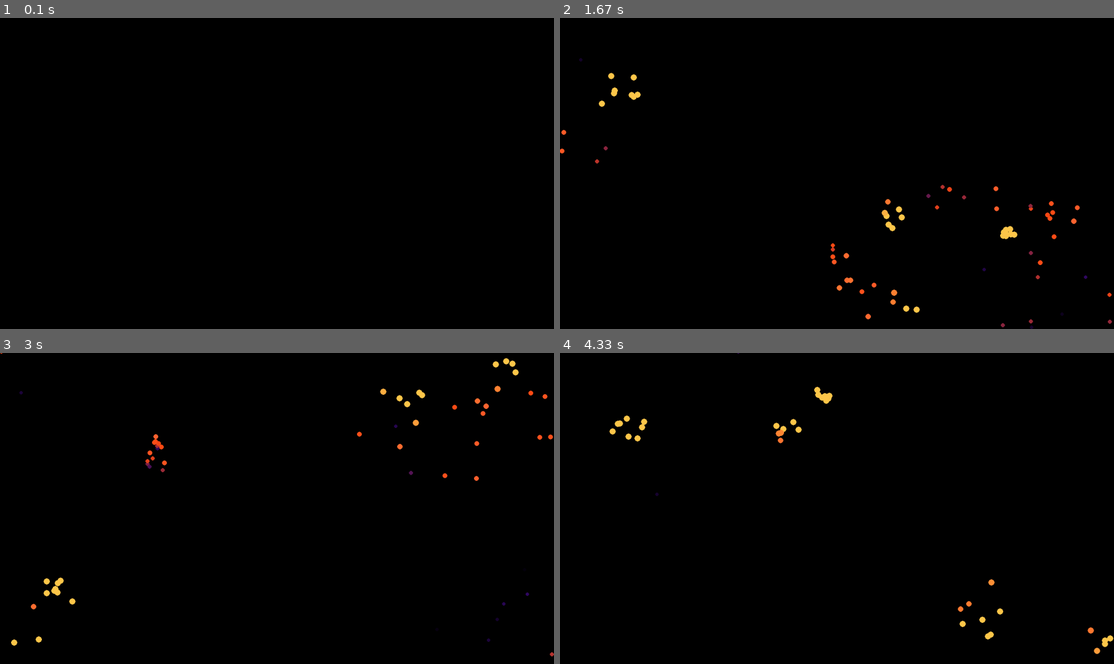
Above: before the commit, frames 1-4 (two rows, left to right).
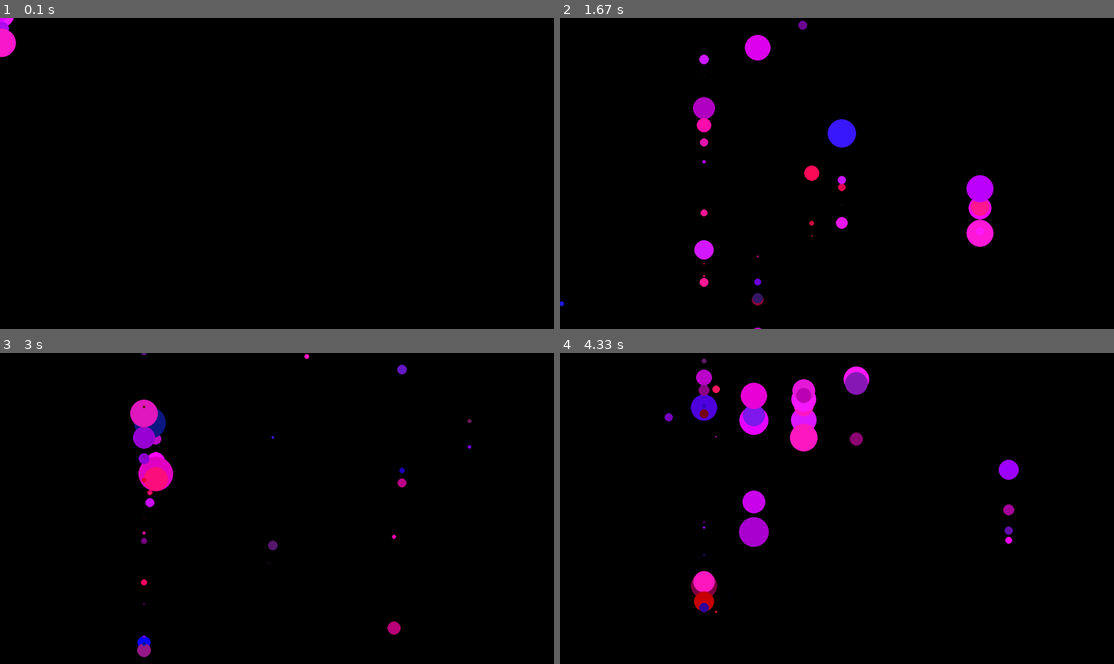
Above: after the commit, the same moments.

Repository: Twice-Ice/Pygame-Particle-System
Game: pygame game, started from main.py
The game is run twice, just before and just after one commit, with the same random seed, the same clock (stepped at 60 frames per second) and the same inputs.
Inputs (mouse positions are in pixels of both pictures, inside the frame that each line leads up to):
- Up to frame 1 (0.1 s): no input
- Up to frame 2 (1.67 s): press the mouse at (704, 176) at 0.37 s; move the mouse to (798, 207) at 0.47 s; release the mouse at (892, 241) at 0.6 s; press the mouse at (704, 176) at 0.7 s; move the mouse to (803, 189) at 0.8 s; release the mouse at (903, 201) at 0.93 s; press the mouse at (704, 176) at 1.03 s; move the mouse to (759, 213) at 1.13 s; release the mouse at (809, 254) at 1.27 s; press the mouse at (704, 176) at 1.37 s; move the mouse to (842, 198) at 1.47 s; release the mouse at (981, 223) at 1.6 s
- Up to frame 3 (3 s): press the mouse at (144, 511) at 1.7 s; move the mouse to (304, 548) at 1.8 s; release the mouse at (470, 589) at 1.93 s; press the mouse at (144, 511) at 2.03 s; move the mouse to (271, 483) at 2.13 s; release the mouse at (393, 452) at 2.27 s; press the mouse at (144, 511) at 2.37 s; move the mouse to (271, 471) at 2.47 s; release the mouse at (404, 430) at 2.6 s; press the mouse at (144, 511) at 2.7 s; move the mouse to (149, 483) at 2.8 s; release the mouse at (155, 452) at 2.93 s
- Up to frame 4 (4.33 s): press the mouse at (704, 511) at 3.03 s; move the mouse to (687, 567) at 3.13 s; release the mouse at (670, 623) at 3.27 s; press the mouse at (704, 511) at 3.37 s; move the mouse to (715, 520) at 3.47 s; release the mouse at (726, 533) at 3.6 s; press the mouse at (704, 511) at 3.7 s; move the mouse to (853, 545) at 3.8 s; release the mouse at (1008, 583) at 3.93 s; press the mouse at (704, 511) at 4.03 s; move the mouse to (753, 461) at 4.13 s; release the mouse at (803, 415) at 4.27 s

The runs differ from the first frame. In frame 1, 0.3% of the frame differs, in the area x 0-3%, y 0-13%; in frame 2, 3.5%; in frame 3, 2.6%; in frame 4, 4.7%, in the area x 8-100%, y 0-97%.

Commit message:
misc
some changes made to account for stuff on the wiki.

Then, a small change to the randFloat function to allow for cases where the maxVelocity is negative.

Diff:
--- a/main.py
+++ b/main.py
@@ -16,7 +16,7 @@
 		["gravity", .02],
 		["randVelo", 2.5],
 		["deleteOnColor", [(0, 0, 0), 15]],
-		["colorOverVelo", [6.5, [(0, 0, 0), (50, 10, 100), (255, 75, 20), (255, 100, 50), (255, 125, 50), (255, 200, 75)]]]
+		["colorOverVelo", [6.5, [(0, 0, 0), (50, 10, 100), (255, 75, 20), (255, 100, 50), (255, 125, 50), (255, 200, 75)]]],
 	],
 	initAttributes = [
 		["randAngle"],
@@ -78,7 +78,7 @@
 	cull = [False, True, True, True],
 )
 
-spidercerseCircles = ParticleEmitter(
+spiderverseCircles = ParticleEmitter(
 	updateAttributes = [
 		["randAdjustColor", [50, [(0, 0, 0), (255, 25, 255)]]],
 		["deleteOnVelo", [0, .25]],
@@ -128,9 +128,9 @@
 	# testEmitter.update(screen, delta, pos = pygame.mouse.get_pos(), velo = -Vector2(pygame.mouse.get_rel())/7.5)
 	# transLight.update(screen, delta, pos = pygame.mouse.get_pos(), velo = -Vector2(pygame.mouse.get_rel())/7.5)
 	# flashlight.update(screen, delta, pos = pygame.mouse.get_pos())
-	fireFade.update(screen, delta, pos = pygame.mouse.get_pos(), velo = -Vector2(pygame.mouse.get_rel())/7.5)
+	# fireFade.update(screen, delta, pos = pygame.mouse.get_pos(), velo = -Vector2(pygame.mouse.get_rel())/7.5)
 	# snow.update(screen, delta, pos = Vector2(SCREEN_SIZE[0]//2, -100))
-	# spidercerseCircles.update(screen, delta, pos = pygame.mouse.get_pos())
+	spiderverseCircles.update(screen, delta, pos = pygame.mouse.get_pos())
 
 	pygame.display.flip()
 pygame.quit()
--- a/particles.py
+++ b/particles.py
@@ -19,7 +19,15 @@
 			maxScale = 0
 		scale = minScale if minScale > maxScale else maxScale
 
-	return random.randint(int(min * scale), int(max * scale))/scale
+	minVal = int(min * scale)
+	maxVal = int(max * scale)
+
+	if minVal > maxVal:
+		temp = minVal
+		minVal = maxVal
+		maxVal = temp
+
+	return random.randint(minVal, maxVal)/scale
 
 class Particle:
 	'''
@@ -100,7 +108,6 @@
 			"deleteOnVelo" : self.deleteOnVelo,
 			"deleteOnSize" : self.deleteOnSize,
 			"deleteOnDistance" : self.deleteOnDistance,
-			"spreadOverVelo" : None, #should apply different randVelo attributes depending on the velocity.
 			}
 		defaultSettings = {
 			"randYVelo" : 5,
@@ -109,14 +116,14 @@
 			"gravity" : .25,
 			"randAngle" : [0, 360],
 			"moveOnAngle" : 5,
-			"drag" : .15,
+			"drag" : [.15, .2],
 			"dragOverLife" : [.15, .2, .5, 1, 5],
 			"randSize" : 10,
 			"randAdjustSize" : [2, [3, 10]],
 			"sizeOverLife" : [1, 10, 5, 10, 1],
 			"sizeOverDistance" : [100, [1, 10, 5, 10, 1]],
 			"sizeOverVelo" : [10, [1, 15]],
-			"randColor" : [(255, 255, 255)],
+			"randColor" : (255, 255, 255),
 			"randAdjustColor" : [10, [(0, 0, 0), (255, 255, 255)]],
 			"colorOverLife" : [(255, 255, 255), (0, 0, 0)],
 			"colorOverDistance" : [100, [(0, 0, 0), (255, 255, 255)]],
@@ -125,7 +132,6 @@
 			"deleteOnVelo" : 0,
 			"deleteOnSize" : 0,
 			"deleteOnDistance" : 100,
-			"spreadOverVelo" : None,
 		}
 		for i in range(len(attributes)):
 			default = attributes[i][1] if len(attributes[i]) > 1 else defaultSettings[attributes[i][0]]
@@ -733,20 +739,7 @@
 class ParticleEmitter:
 	'''
 	Attribute list:
-		randYVelo
-		randXVelo
-		gravity
-		randAngle
-		moveOnAngle
-		randSize
-		randAdjustSize
-
-	[ppf is particles per frame.]
-	[particle time is the lifetime of the particles]
-	[updateAttributes is the attributes you apply to the particles when updating them.]
-		[possible attributes include: randXVelo, randYVelo, gravity, randAngle, and moveOnAngle.]
-	[initAttributes is the attributes you apply to the particles when initializing them.]
-		[possible attributes are the same as for updateAttributes.]
+		please check the wiki or refer to the def of applyAttributes.
 	'''
 	def __init__(self, pos = Vector2(0, 0), updateAttributes : list = [["randXVelo", 5], ["gravity", .25], ["colorOverLife …(345 unchanged characters)…
 		self.pos = pos
